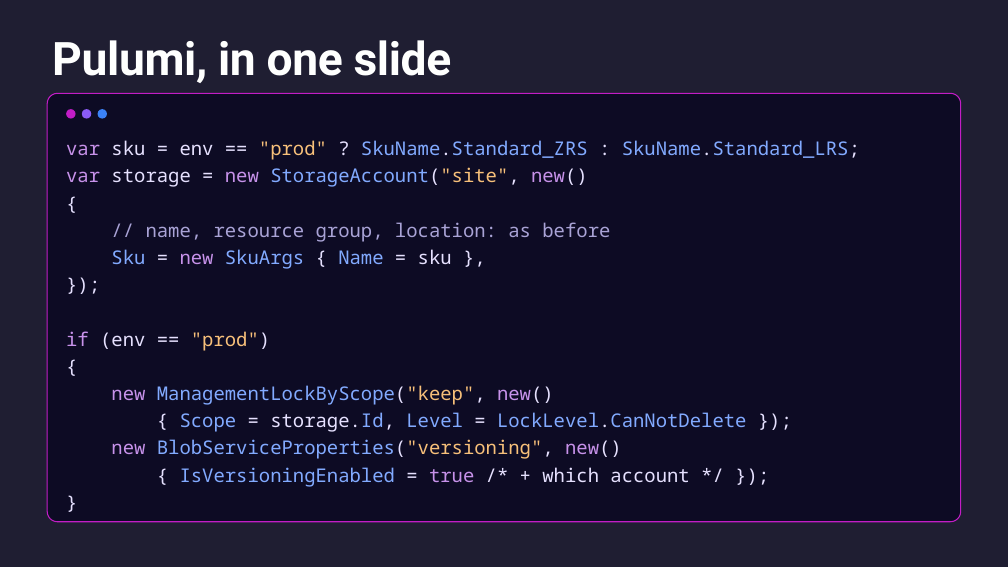
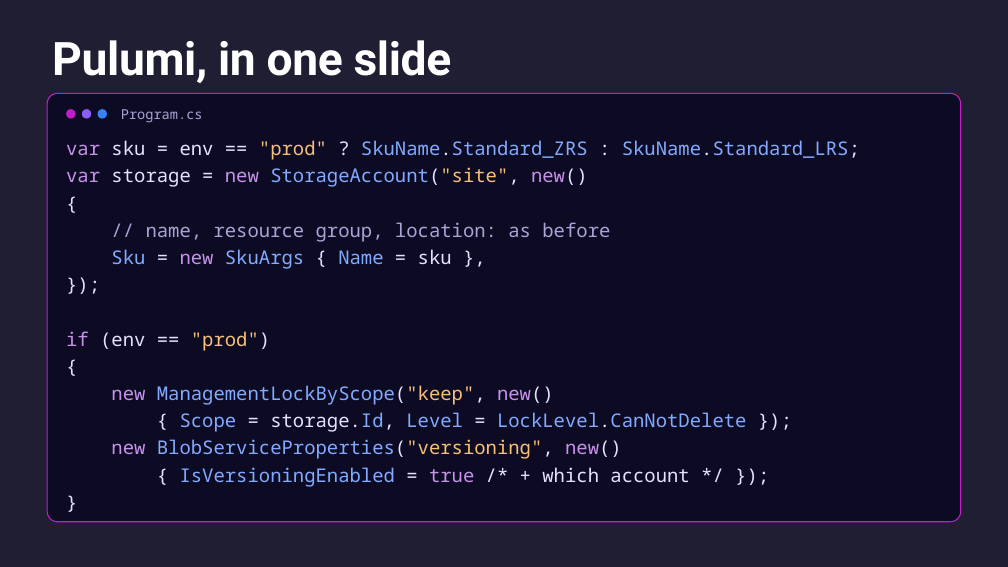
Before and after one commit to CamSoper/infrastructure-as-actual-code, a slide deck: slide 8 of slides/infrastructure-as-actual-code.pptx. Drawn at 1008x567 pixels with LibreOffice and Linux fonts; fonts in the diff are those of the drawing. Boxes give left, top, right and bottom in pixels: in the first picture for what was removed or moved away, otherwise in the second. Text is boxed around its words. In the diff, an @@ line names an element or a change of style, - is before the commit and + after.

```diff
--- a/slides/infrastructure-as-actual-code.pptx
+++ b/slides/infrastructure-as-actual-code.pptx
@@ text added at <box>121,109,203,123</box>, 13 pt, text #A9A3D6 @@
+Program.cs
```
Also in this commit, not shown: 3 other slides changed, 1 other file.
